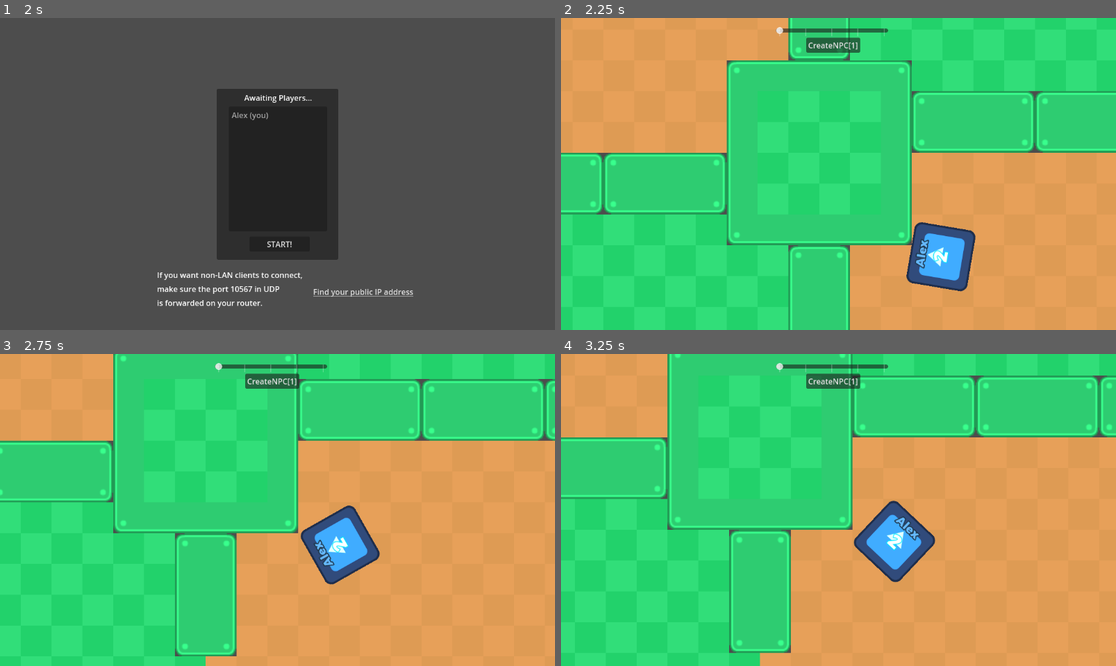
Above: before the commit, frames 1-4 (two rows, left to right).
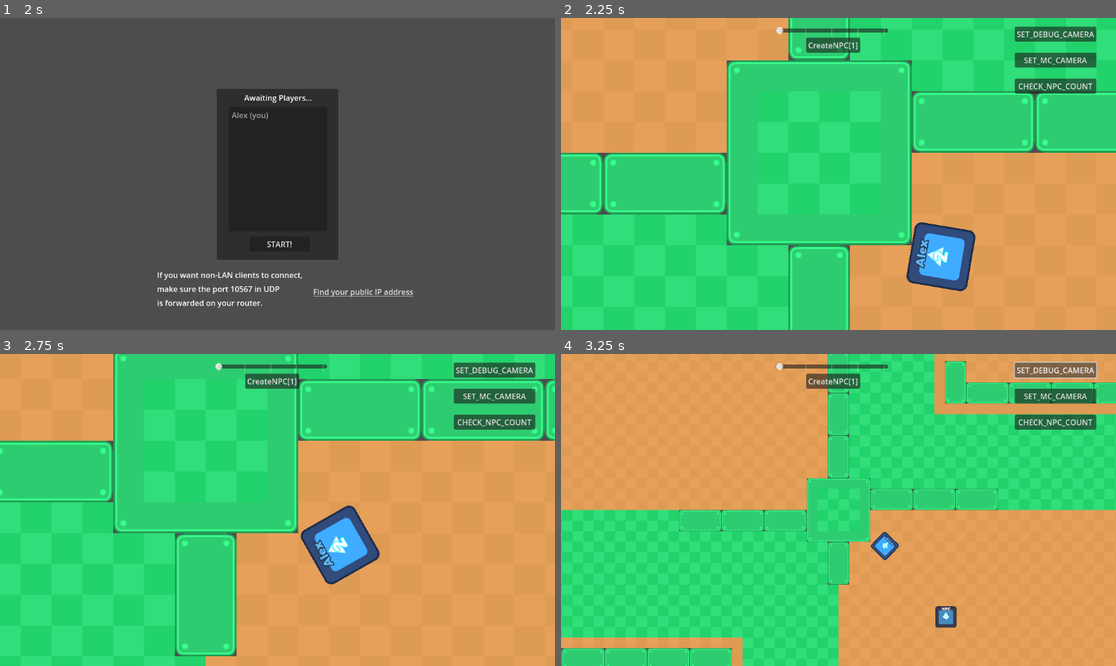
Above: after the commit, the same moments.

Repository: exidle/snake
Game: Godot game, scene res://scenes/lobby.tscn
Same seed, same stepped clock (60 frames per second), same inputs: the game is played once before the commit and once after it. The engine's default icon, where the game draws it, is replaced by a stand-in: a white triangle on a blue panel in a dark square.
Inputs (mouse positions are in pixels of both pictures, inside the frame that each line leads up to):
- Up to frame 1 (2 s): click (255, 158) at 0.52 s; type "Alex" at 0.6 s; click "Host" at 1.25 s
- Up to frame 2 (2.25 s): click "START!" at 2 s
- Up to frame 3 (2.75 s): no input
- Up to frame 4 (3.25 s): click (1054, 369) at 2.75 s, where only the run after the commit has a clickable "SET_DEBUG_CAMERA"

Frame 1 is identical in both runs. In frame 2, 2.2% of the frame differs, in the area x 81-97%, y 2-25%; in frame 3, 2.2%; in frame 4, 47%, in the area x 0-100%, y 0-100%.

Commit message:
Spawn npc blocks

Diff:
--- a/gamestate.gd
+++ b/gamestate.gd
@@ -107,6 +107,16 @@
 func get_player_list() -> Array:
 	return players.values()
 
+func spawn_npc() -> void:
+	var world: Node2D = get_tree().get_root().get_node("World")
+	var npc_spawner = world.get_node("NpcBlocksSpawner")
+	for p_id: int in range(0, 8):
+		var spawn_pos: Vector2 = world.get_node("NpcPositions/" + str(p_id)).position
+		var value = 1
+		for repeat in range(1, 6):
+			npc_spawner.spawn([spawn_pos, value])
+
+
 
 func begin_game() -> void:
 	assert(multiplayer.is_server())
@@ -134,6 +144,8 @@
 		world.get_node("Players").add_child(player)
 		# The RPC must be called after the player is added to the scene tree.
 		player.set_player_name.rpc(player_name if p_id == multiplayer.get_unique_id() else players[p_id])
+
+	spawn_npc()
 
 func is_main_player(p_id):
 	return p_id == str(multiplayer.get_unique_id())
--- a/logic/block.gd
+++ b/logic/block.gd
@@ -1,7 +1,7 @@
 extends CharacterBody2D
 
 ## The player's movement speed (in pixels per second).
-const MOTION_SPEED = 90.0
+const MOTION_SPEED = 290.0
 
 ## The distance between stored positions (pixels).
 const STORED_DISTANCE = 30.0
@@ -56,6 +56,11 @@
 		velocity = vd * MOTION_SPEED * snake.motion_multiplier
 		if get_total_distance() < BETWEEN_BLOCKS_DISTANCE:
 			velocity *= 0.
+		if get_total_distance() > BETWEEN_BLOCKS_DISTANCE + 20:
+			velocity *= 2.
+		if get_total_distance() > BETWEEN_BLOCKS_DISTANCE + 40:
+			global_position = parent_block.global_position
+			parent_block.clear_stored_positions()
 		rotation = lerp_angle(rotation, -vd.angle_to(Vector2.UP), delta * 6.0)
 		if global_position.distance_to(parent_block.get_last_stored_position()) < 5.:
 			parent_block.remove_last_stored_position()
--- a/logic/npc_block.gd
+++ b/logic/npc_block.gd
@@ -1,4 +1,4 @@
-extends CharacterBody2D
+extends RigidBody2D
 
 @onready var is_active = true
 @export_range(1, 39) var value = 1
--- a/logic/npc_blocks_spawner.gd
+++ b/logic/npc_blocks_spawner.gd
@@ -3,7 +3,7 @@
 func _init() -> void:
 	spawn_function = _spawn_npc
 
-func _spawn_npc(data: Array) -> CharacterBody2D:
+func _spawn_npc(data: Array) -> RigidBody2D:
 	# check data
 	if data.size() != 2 or typeof(data[0]) != TYPE_VECTOR2 or typeof(data[1]) != TYPE_INT:
 		return null
--- a/logic/worldlogic.gd
+++ b/logic/worldlogic.gd
@@ -38,3 +38,45 @@
 				if p: $Camera2D.position = p
 				break
 	camera_update_timeout += delta
+
+	const CAMERA_SPEED = 400
+	if Input.is_action_pressed("CameraDown"):
+		$DebugCamera.position.y += delta * CAMERA_SPEED
+	if Input.is_action_pressed("CameraUp"):
+		$DebugCamera.position.y -= delta * CAMERA_SPEED
+	if Input.is_action_pressed("CameraLeft"):
+		$DebugCamera.position.x -= delta * CAMERA_SPEED
+	if Input.is_action_pressed("CameraRight"):
+		$DebugCamera.position.x += delta * CAMERA_SPEED
+
+	const CAMERA_MIN_VALUE = Vector2(0.2, 0.2)
+	const CAMERA_MAX_VALUE = Vector2(6, 6)
+
+	if Input.is_action_just_pressed("CameraZoomOut"):
+		var zoom = $DebugCamera.zoom + 0.33*Vector2.ONE
+		$DebugCamera.zoom = clamp(zoom, CAMERA_MIN_VALUE, CAMERA_MAX_VALUE)
+
+	if Input.is_action_just_pressed("CameraZoomIn"):
+		var zoom = $DebugCamera.zoom - 0.33*Vector2.ONE
+		$DebugCamera.zoom = clamp(zoom, CAMERA_MIN_VALUE, CAMERA_MAX_VALUE)
+
+	if is_multiplayer_authority() and $NpcBlocks.get_child_count() < 15 and $NpcSpawnTimer.is_stopped():
+		$NpcSpawnTimer.start()
+
+func _on_set_camera_btn_pressed() -> void:
+	$Camera2D.enabled = false
+	$DebugCamera.enabled = true
+
+func _on_set_mc_camera_btn_pressed() -> void:
+	$DebugCamera.enabled = false
+	$Camera2D.enabled = true
+	$DebugCamera.position = Vector2.ZERO
+	$DebugCamera.zoom = Vector2(4,4)
+
+func _on_npc_spawn_timer_timeout() -> void:
+	gamestate.ms_log("On spawn TO")
+	gamestate.spawn_npc()
+
+
+func _on_check_npc_amount_btn_pressed() -> void:
+	gamestate.ms_log("Theree are currently:  %d" % $NpcBlocks.get_child_count())
--- a/project.godot
+++ b/project.godot
@@ -36,6 +36,36 @@
 "events": [Object(InputEventKey,"resource_local_to_scene":false,"resource_name":"","device":-1,"window_id":0,"alt_press …(191 unchanged characters)…
 ]
 }
+CameraZoomIn={
+"deadzone": 0.5,
+"events": [Object(InputEventMouseButton,"resource_local_to_scene":false,"resource_name":"","device":-1,"window_id":0,"alt_pressed":false,"shift_pressed":false,"ctrl_pressed":false,"meta_pressed":false,"button_mask":0,"position":Vector2(0, 0),"global_position":Vector2(0, 0),"factor":1.0,"button_index":4,"canceled":false,"pressed":false,"double_click":false,"script":null)
+]
+}
+CameraZoomOut={
+"deadzone": 0.5,
+"events": [Object(InputEventMouseButton,"resource_local_to_scene":false,"resource_name":"","device":-1,"window_id":0,"alt_pressed":false,"shift_pressed":false,"ctrl_pressed":false,"meta_pressed":false,"button_mask":0,"position":Vector2(0, 0),"global_position":Vector2(0, 0),"factor":1.0,"button_index":5,"canceled":false,"pressed":false,"double_click":false,"script":null)
+]
+}
+CameraLeft={
+"deadzone": 0.5,
+"events": [Object(InputEventKey,"resource_local_to_scene":false,"resource_name":"","device":-1,"window_id":0,"alt_pressed":false,"shift_pressed":false,"ctrl_pressed":false,"meta_pressed":false,"pressed":false,"keycode":0,"physical_keycode":4194319,"key_label":0,"unicode":0,"location":0,"echo":false,"script":null)
+]
+}
+CameraRight={
+"deadzone": 0.5,
+"events": [Object(InputEventKey,"resource_local_to_scene":false,"resource_name":"","device":-1,"window_id":0,"alt_pressed":false,"shift_pressed":false,"ctrl_pressed":false,"meta_pressed":false,"pressed":false,"keycode":0,"physical_keycode":4194321,"key_label":0,"unicode":0,"location":0,"echo":false,"script":null)
+]
+}
+CameraUp={
+"deadzone": 0.5,
+"events": [Object(InputEventKey,"resource_local_to_scene":false,"resource_name":"","device":-1,"window_id":0,"alt_pressed":false,"shift_pressed":false,"ctrl_pressed":false,"meta_pressed":false,"pressed":false,"keycode":0,"physical_keycode":4194320,"key_label":0,"unicode":0,"location":0,"echo":false,"script":null)
+]
+}
+CameraDown={
+"deadzone": 0.5,
+"events": [Object(InputEventKey,"resource_local_to_scene":false,"resource_name":"","device":-1,"window_id":0,"alt_pressed":false,"shift_pressed":false,"ctrl_pressed":false,"meta_pressed":false,"pressed":false,"keycode":0,"physical_keycode":4194322,"key_label":0,"unicode":0,"location":0,"echo":false,"script":null)
+]
+}
 
 [layer_names]
 
@@ -46,6 +76,10 @@
 2d_physics/layer_5="walls"
 2d_physics/layer_6="npc_block_collision_area"
 
+[physics]
+
+2d/default_gravity_vector=Vector2(0, 0)
+
 [rendering]
 
 renderer/rendering_method="mobile"
--- a/scenes/NpcBlock.tscn
+++ b/scenes/NpcBlock.tscn
@@ -51,11 +51,9 @@
 [sub_resource type="RectangleShape2D" id="RectangleShape2D_kt8jt"]
 size = Vector2(128, 128)
 
-[node name="npc_block" type="CharacterBody2D"]
+[node name="npc_block" type="RigidBody2D"]
 collision_layer = 2
-collision_mask = 7
-motion_mode = 1
-platform_on_leave = 2
+collision_mask = 23
 script = ExtResource("1_h5j8b")
 
 [node name="sprite" type="Sprite2D" parent="."]
--- a/scenes/world.tscn
+++ b/scenes/world.tscn
@@ -61,6 +61,27 @@
 tick_count = 5
 ticks_on_borders = true
 
+[node name="SetCameraBtn" type="Button" parent="CanvasLayer"]
+offset_left = 942.0
+offset_top = 18.0
+offset_right = 1111.0
+offset_bottom = 49.0
+text = "SET_DEBUG_CAMERA"
+
+[node name="SetMcCameraBtn" type="Button" parent="CanvasLayer"]
+offset_left = 942.0
+offset_top = 72.0
+offset_right = 1111.0
+offset_bottom = 103.0
+text = "SET_MC_CAMERA"
+
+[node name="CheckNpcAmountBtn" type="Button" parent="CanvasLayer"]
+offset_left = 942.0
+offset_top = 126.0
+offset_right = 1111.0
+offset_bottom = 157.0
+text = "CHECK_NPC_COUNT"
+
 [node name="Level0" parent="." instance=ExtResource("4_fm8wl")]
 scale = Vector2(2, 2)
 
@@ -70,6 +91,43 @@
 drag_vertical_enabled = true
 editor_draw_drag_margin = true
 
+[node name="NpcPositions" type="Node2D" parent="."]
+
+[node name="0" type="Marker2D" parent="NpcPositions"]
+position = Vector2(-271, -2237)
+
+[node name="1" type="Marker2D" parent="NpcPositions"]
+position = Vector2(-2288, -288)
+
+[node name="2" type="Marker2D" parent="NpcPositions"]
+position = Vector2(-2288, 441)
+
+[node name="3" type="Marker2D" parent="NpcPositions"]
+position = Vector2(-288, 2373)
+
+[node name="4" type="Marker2D" parent="NpcPositions"]
+position = Vector2(2272, 339)
+
+[node name="5" type="Marker2D" parent="NpcPositions"]
+position = Vector2(509, -2238)
+
+[node name="6" type="Marker2D" parent="NpcPositions"]
+position = Vector2(2200, -2283)
+
+[node name="7" type="Marker2D" parent="NpcPositions"]
+position = Vector2(1373, -1509)
+
+[node name="DebugCamera" type="Camera2D" parent="."]
+zoom = Vector2(0.345, 0.345)
+
+[node name="NpcSpawnTimer" type="Timer" parent="."]
+wait_time = 20.0
+one_shot = true
+
 [connection signal="despawned" from="NpcBlocksSpawner" to="NpcBlocksSpawner" method="_on_despawned"]
 [connection signal="pressed" from="CanvasLayer/CreateNpcBtn" to="." method="_on_create_npc_btn_pressed"]
 [connection signal="value_changed" from="CanvasLayer/HSlider" to="." method="_on_h_slider_value_changed"]
+[connection signal="pressed" from="CanvasLayer/SetCameraBtn" to="." method="_on_set_camera_btn_pressed"]
+[connection signal="pressed" from="CanvasLayer/SetMcCameraBtn" to="." method="_on_set_mc_camera_btn_pressed"]
+[connection signal="pressed" from="CanvasLayer/CheckNpcAmountBtn" to="." method="_on_check_npc_amount_btn_pressed"]
+[connection signal="timeout" from="NpcSpawnTimer" to="." method="_on_npc_spawn_timer_timeout"]
